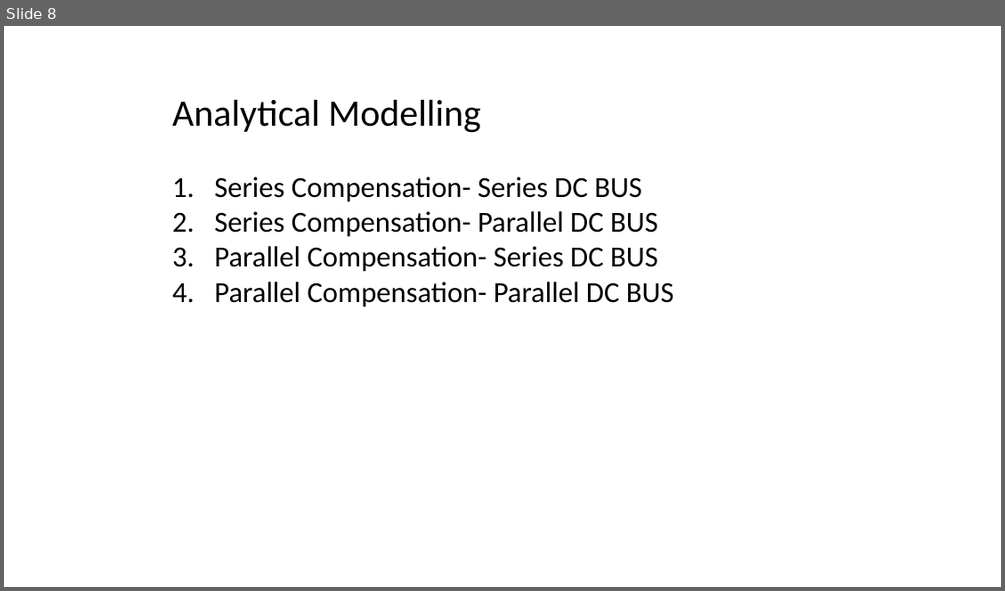
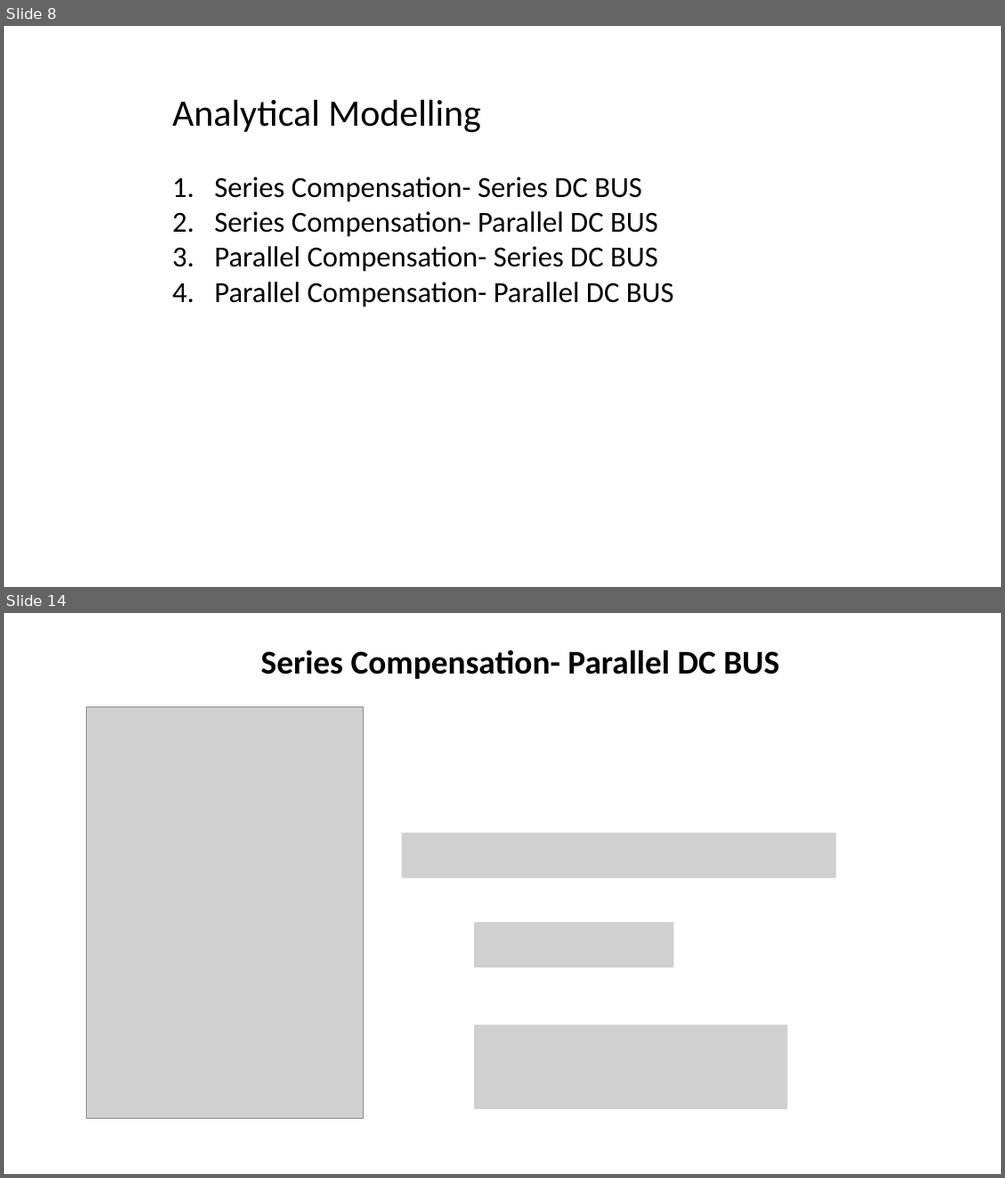
Before and after one commit to EnesAyaz/Studies, a slide deck: WPT/Series-Parallel/Report/Generalized_series_parallel_DC.pptx. Shown one above the other, each under a label of ours: slide 8 before the commit, slides 8 and 14 after it; the slides between them are not shown. The pictures are 1005x591 and 1005x1178 pixels, drawn with LibreOffice and Linux fonts; fonts in the diff are those of the drawing; grey boxes stand for pictures. Boxes give left, top, right and bottom in pixels: in the first picture for what was removed or moved away, otherwise in the second. Text is boxed around its words. In the diff, an @@ line names an element or a change of style, - is before the commit and + after.

Commit message:
series compensated parallel and series DC BUS model are created

```diff
--- a/WPT/Series-Parallel/Report/Generalized_series_parallel_DC.pptx
+++ b/WPT/Series-Parallel/Report/Generalized_series_parallel_DC.pptx
@@ slide 14 added at <box>4,613,1001,1174</box>, background #FFFFFF @@
@@ text added at <box>261,649,779,679</box>, 32 pt, text #000000, bold @@
+Series Compensation- Parallel DC BUS
@@ picture added at <box>86,707,363,1119</box> @@
@@ picture added at <box>402,833,836,878</box> @@
@@ picture added at <box>474,922,674,967</box> @@
@@ picture added at <box>474,1024,788,1109</box> @@
```
Also in this commit, not shown: 1 slide changed, 8 other slides added, 4 slides removed, 11 other files.
